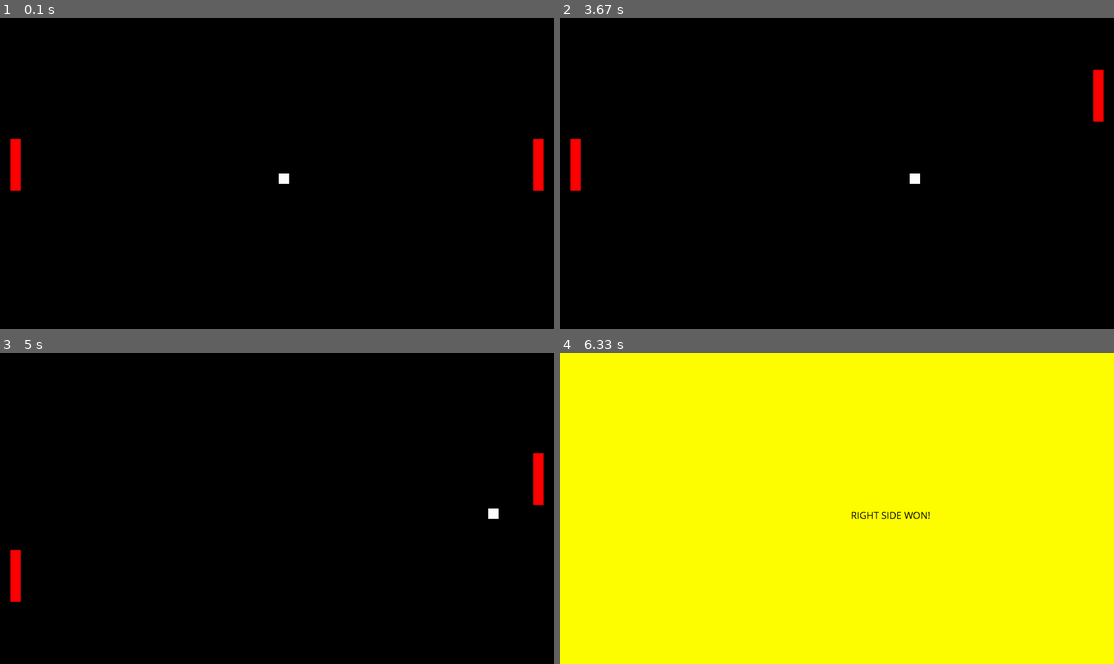
Above: before the commit, frames 1-4 (two rows, left to right).
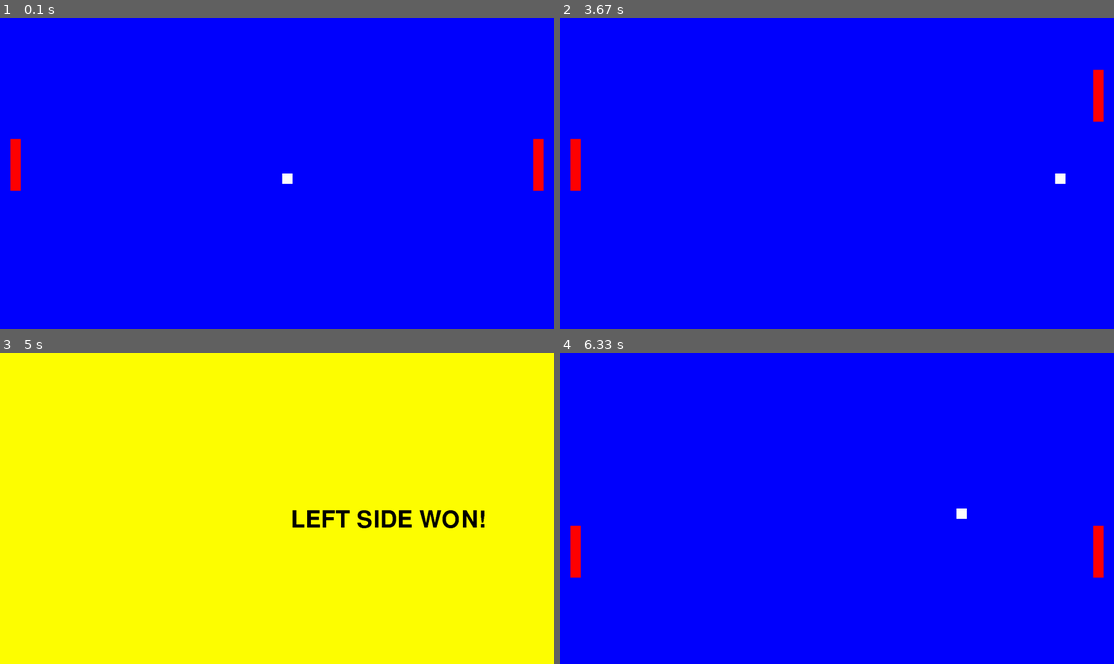
Above: after the commit, the same moments.

Repository: lotosprogrammer/PYGAME-PONG
Game: pygame game, started from pong_game.py
The game is run twice, just before and just after one commit, with the same random seed, the same clock (stepped at 60 frames per second) and the same inputs.
Inputs:
- Up to frame 1 (0.1 s): no input
- Up to frame 2 (3.67 s): hold Up from 3.33 s (still down)
- Up to frame 3 (5 s): release Up at 3.8 s; hold Down 3.83-4.2 s; hold S 3.83-4.2 s
- Up to frame 4 (6.33 s): hold Up 5.7-6 s; hold W 5.7-6 s; hold Down from 6.03 s (still down); hold S from 6.03 s (still down)

The runs differ from the first frame. In frame 1, 99% of the frame differs, in the area x 0-100%, y 0-100%; in frame 2, 99%; in frame 3, 99%; in frame 4, 100%.

Commit message:
Update pong_game.py

Diff:
--- a/pong_game.py
+++ b/pong_game.py
@@ -1,8 +1,10 @@
-
+#!/usr/bin/env python
 import pygame
 import math
 from random import randint
 import time
+
+from pygame.constants import K_DELETE
 
 pygame.init()
 pygame.font.init()
@@ -26,9 +28,9 @@
 player_color = (255, 0, 0)
 
 ball_y_offset = 0
-ball_y_offset_mulitplier = 0.05
+ball_y_offset_mulitplier = 0.1
 yOffset = 3
-ball_speed = 5 #default is 25 current value is placeholder for testing
+ball_speed = 15
 
 def p1():
 
@@ -89,8 +91,8 @@
     global BALL_RECT
     global PLAYER_RECT_1
     global PLAYER_RECT_2
-    global is_running
     global winning_side
+    global is_playing
 
 
 
@@ -115,10 +117,10 @@
 
     if BALL_RECT.x < 0:
         winning_side = 1
-        is_running = False
+        is_playing = False
     elif BALL_RECT.x > 1680:
         winning_side = 2
-        is_running = False
+        is_playing = False
 
 
 
@@ -127,9 +129,10 @@
 
 
 is_running = True
+is_playing = True
 
 
-win.fill((0, 0, 0))
+win.fill((0, 0, 255))
 
 
 p1()
@@ -149,28 +152,38 @@
         if event.type == pygame.QUIT:
             is_running = False
 
-    win.fill((0, 0, 0))
+    win.fill((0, 0, 255))
 
+    if is_playing:
+        p1()
+        p2()
+        ball()
 
-    p1()
-    p2()
-    ball()
+    else:
+        win.fill((255, 255, 0))
+        myfont = pygame.font.SysFont('FiraMono Bold', 100)
+        if winning_side == 1:
+            textsurface = myfont.render('RIGHT SIDE WON!', False, (0, 0, 0))
+        elif winning_side == 2:
+            textsurface = myfont.render('LEFT SIDE WON!', False, (0, 0, 0))
+        win.blit(textsurface,(1680/2,900/2))
+        pygame.display.update()
+        BALL_RECT.x = 1600/2
+        BALL_RECT.y = 900/2
+        PLAYER_RECT_1.x = 30
+        PLAYER_RECT_1.y = 350
+        PLAYER_RECT_2.x = 1540
+        PLAYER_RECT_2.y = 350
+        ball_y_offset = 0
+
+        time.sleep(2)
+
+        winning_side = 0
+        is_playing = True
+
 
 
     pygame.display.update()
 
 
     tk.tick(60)
-
-if winning_side != 0:
-    win.fill((255, 255, 0))
-    myfont = pygame.font.SysFont('Comic Sans MS', 30)
-    if winning_side == 1:
-        textsurface = myfont.render('LEFT SIDE WON!', False, (0, 0, 0))
-    elif winning_side == 2:
-        textsurface = myfont.render('RIGHT SIDE WON!', False, (0, 0, 0))
-
-    win.blit(textsurface,(1680/2,900/2))
-    pygame.display.update()
-
-    time.sleep(5)
